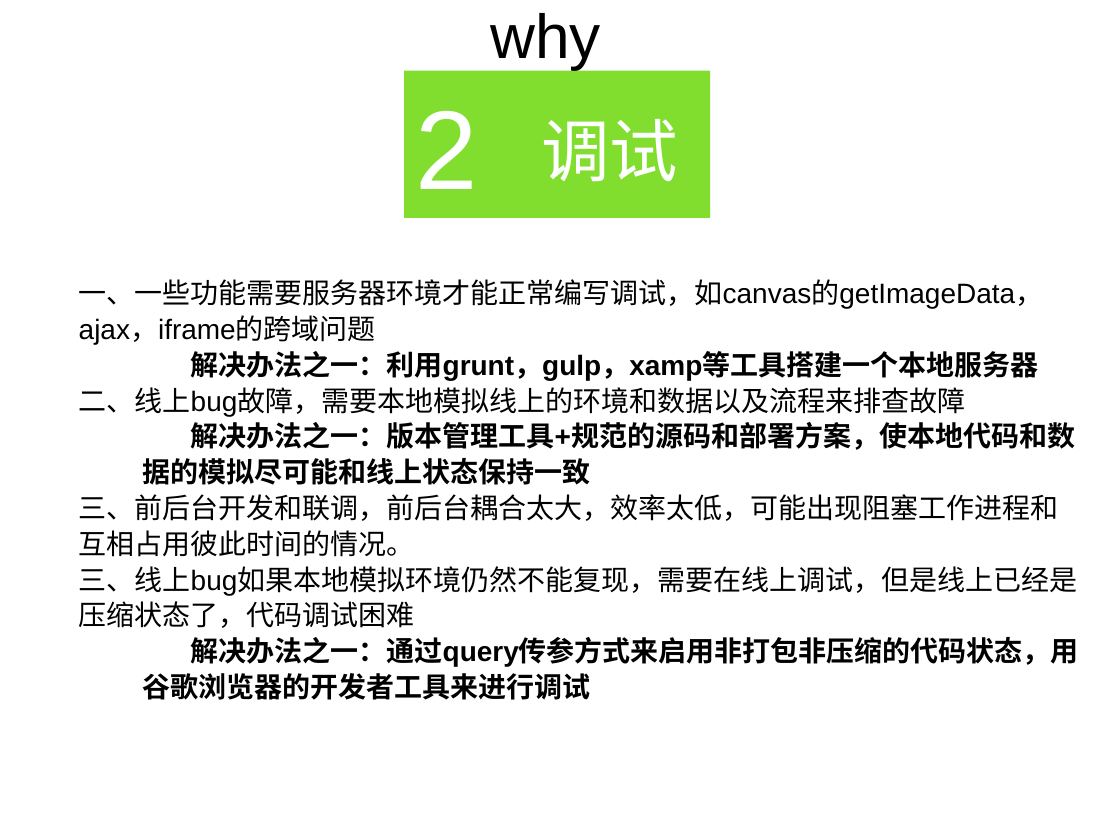
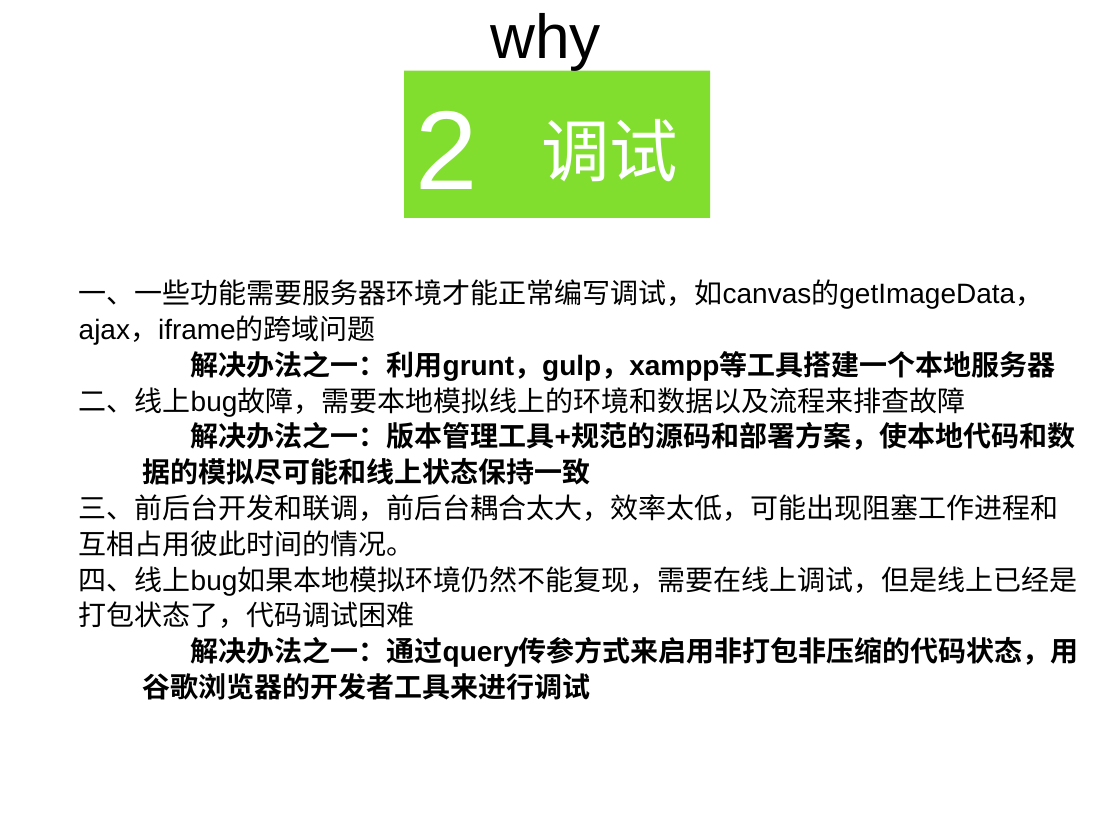
Before and after one commit to somenotes/fis, a slide deck: slide 4 of fis学习.ppt. Drawn at 1120x840 pixels with LibreOffice and Linux fonts; fonts in the diff are those of the drawing. Boxes give left, top, right and bottom in pixels: in the first picture for what was removed or moved away, otherwise in the second. Text is boxed around its words. In the diff, an @@ line names an element or a change of style, - is before the commit and + after.

```diff
--- a/fis学习.ppt
+++ b/fis学习.ppt
@@ text at [191, 351, 1056, 381]: text changed @@
-解决办法之一：利用grunt，gulp，xamp等工具搭建一个本地服务器
+解决办法之一：利用grunt，gulp，xampp等工具搭建一个本地服务器
@@ text at [79, 566, 1078, 628]: text changed @@
-三、线上bug如果本地模拟环境仍然不能复现，需要在线上调试，但是线上已经是压缩状态了，代码调试困难
+四、线上bug如果本地模拟环境仍然不能复现，需要在线上调试，但是线上已经是打包状态了，代码调试困难
```
Also in this commit, not shown: 8 other slides changed, 6 slides added, 1 slide removed, 1 other file.
